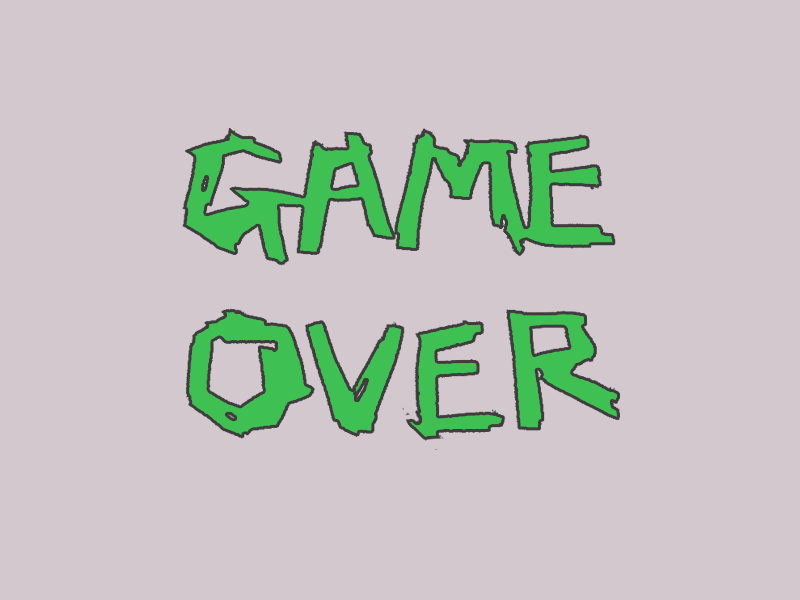
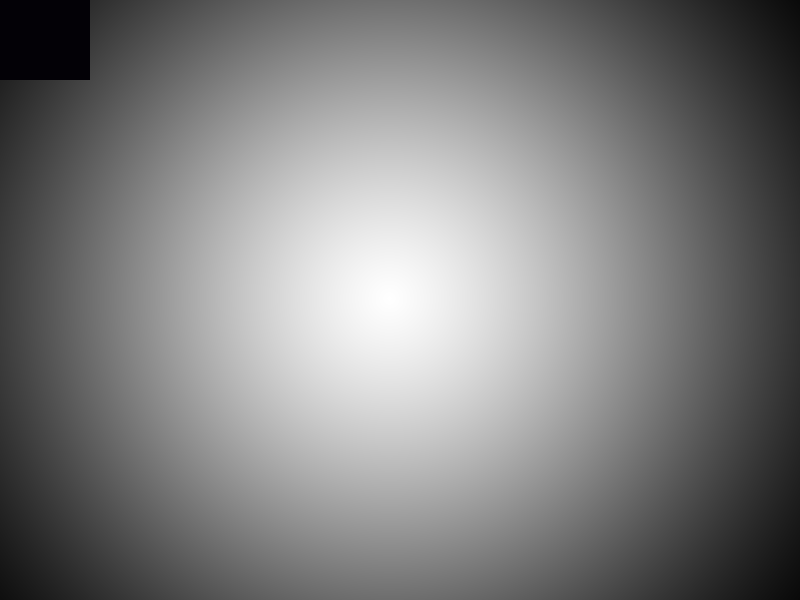
Layers edited between the first and the second 800px x 600px image:
hid "레이어 2", painted on it over [182, 128, 620, 456]
added layer "레이어 5" above "레이어 4" over [0, 0, 90, 80]
added layer "레이어 4" above "레이어 3" over [0, 0, 800, 600]
hid "레이어 3" over [0, 0, 800, 600]
